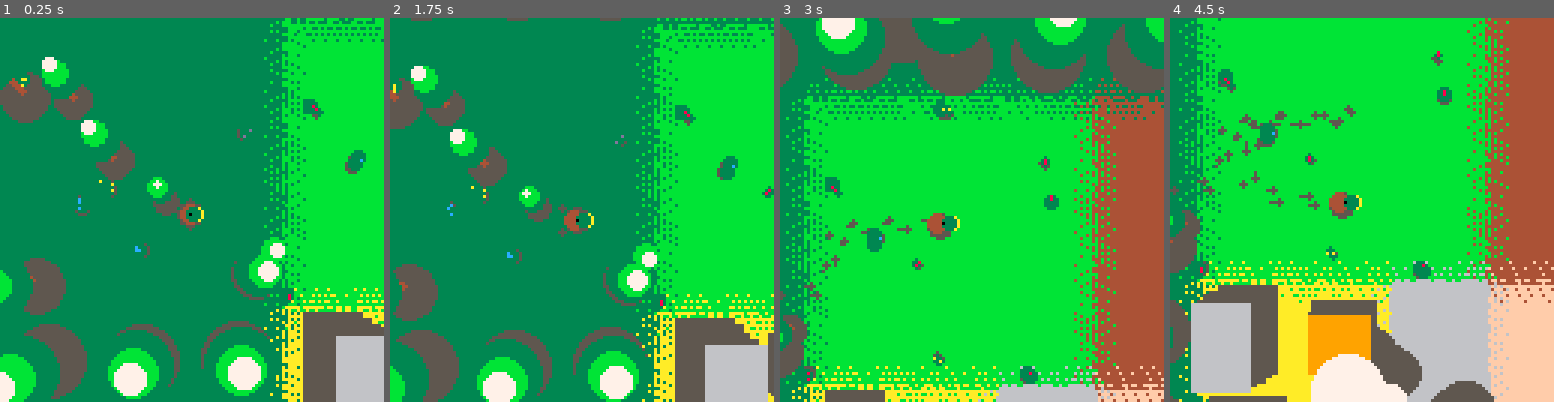
Above: before the commit, frames 1-4 (left to right).
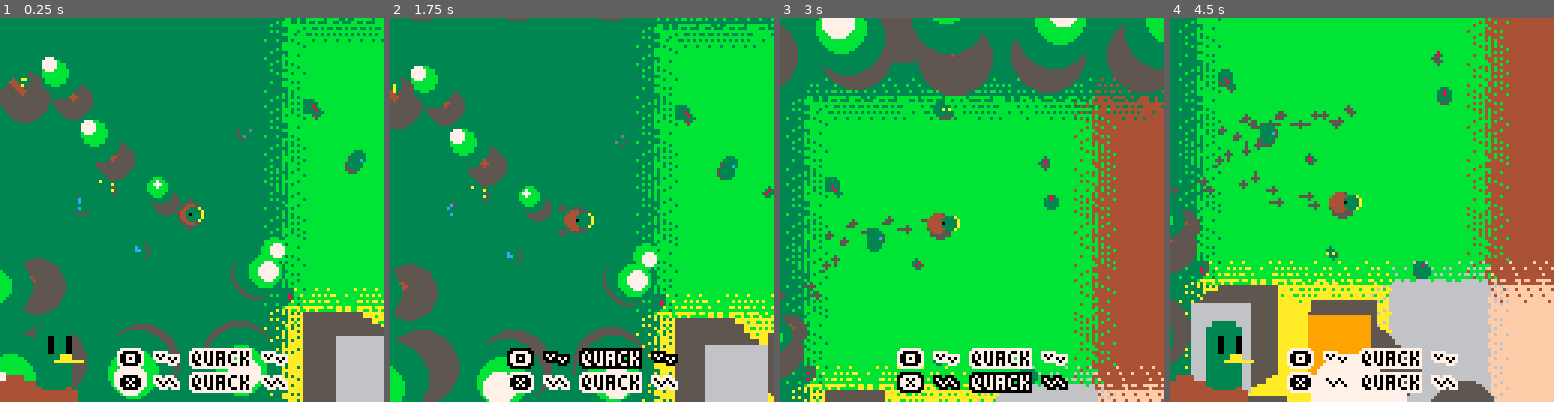
Above: after the commit, the same moments.

Repository: seleb/DuckDuckOnTheLoose
Game: PICO-8 cartridge forest.p8
The game is run twice, just before and just after one commit, with the same random seed, the same clock (stepped at 60 frames per second) and the same inputs.
Inputs:
- Up to frame 1 (0.25 s): no input
- Up to frame 2 (1.75 s): tap X (X key) at 0.33, 1.07 s; tap O (Z key) at 0.7, 1.7 s; hold Right from 1.6 s (still down)
- Up to frame 3 (3 s): tap X (X key) at 1.85, 2.97 s; release Right at 2.1 s; tap O (Z key) at 2.1, 2.5, 2.9 s; hold Up 2.15-2.42 s; hold Right from 2.47 s (still down)
- Up to frame 4 (4.5 s): release Right at 3.03 s; hold Left 3.08-3.58 s; tap O (Z key) at 3.3, 3.7, 4.1 s; hold Down 3.63-3.97 s; hold Right from 4.02 s (still down); tap X (X key) at 4.08 s

The runs differ from the first frame. In frame 1, 4.7% of the frame differs, in the area x 0-75%, y 79-100%; in frame 2, 3.0%; in frame 3, 3.3%; in frame 4, 5.3%, in the area x 0-75%, y 78-100%.

Commit message:
quack stuff

Diff:
--- a/forest.p8
+++ b/forest.p8
@@ -155,6 +155,7 @@
  p.stride_l=12
  p.stride_alt=false
  p.height=4
+ p.quack_timer=0
 
  p.r=4
  -- camera
@@ -357,6 +358,18 @@
 
 function _update()
 
+ if btnp(4) then
+  sfx(5,2)
+  p.quack_timer=10
+ elseif btnp(5) then
+  sfx(6,2)
+  p.quack_timer=10
+ end
+
+ if p.quack_timer>0 then
+  p.quack_timer-=1
+ end
+
  perspective_offset[1]=64+sin(time()/9)*4
  perspective_offset[2]=80+sin(time()/11)*4
 
@@ -656,6 +669,26 @@
  draw_clouds(false)
 
  --draw_debug()
+
+ -- duck sprite
+ local a=abs(sin(p.quack_timer/40))*5-abs(sin(time()/2))*3
+ a=flr(a)
+ sx=72
+ if p.quack_timer > 0 then
+  sx+=16
+ end
+ sspr(sx,0,16,16,0,128-32-a,32,32+a)
+ -- quack text
+ if btn(4) then
+  print_ol("\142 \149 quack \149",40,127-16,0,7)
+ else
+  print_ol("\142 \149 quack \149",40,127-16,7,0)
+ end
+ if btn(5) then
+  print_ol("\151 \150 quack \150 ",40,127-8,0,7)
+ else
+  print_ol("\151 \150 quack \150 ",40,127-8,7,0)
+ end
 end
 
 function draw_bg()
Not shown, changed: the sound effects (__sfx__) section of forest.p8
